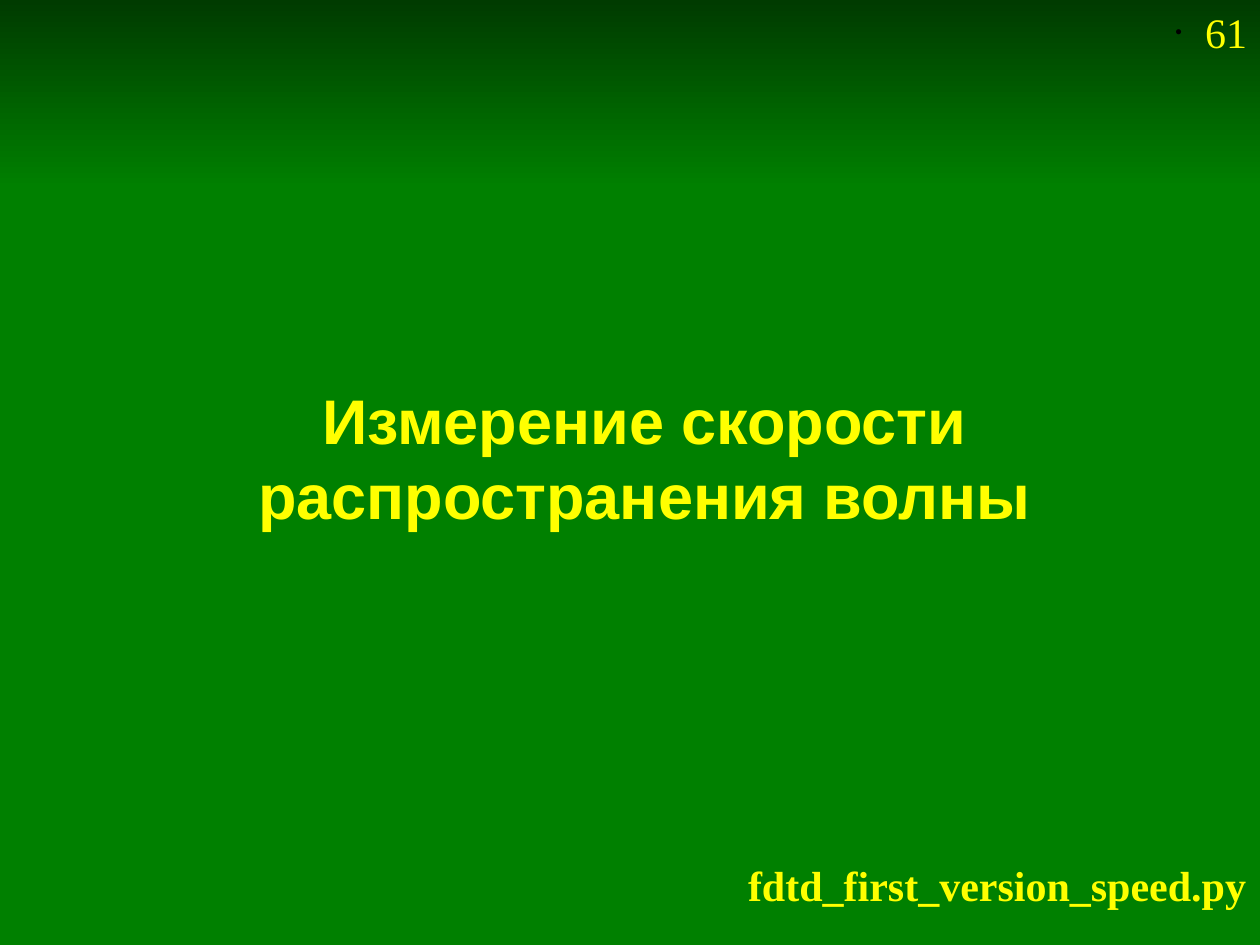
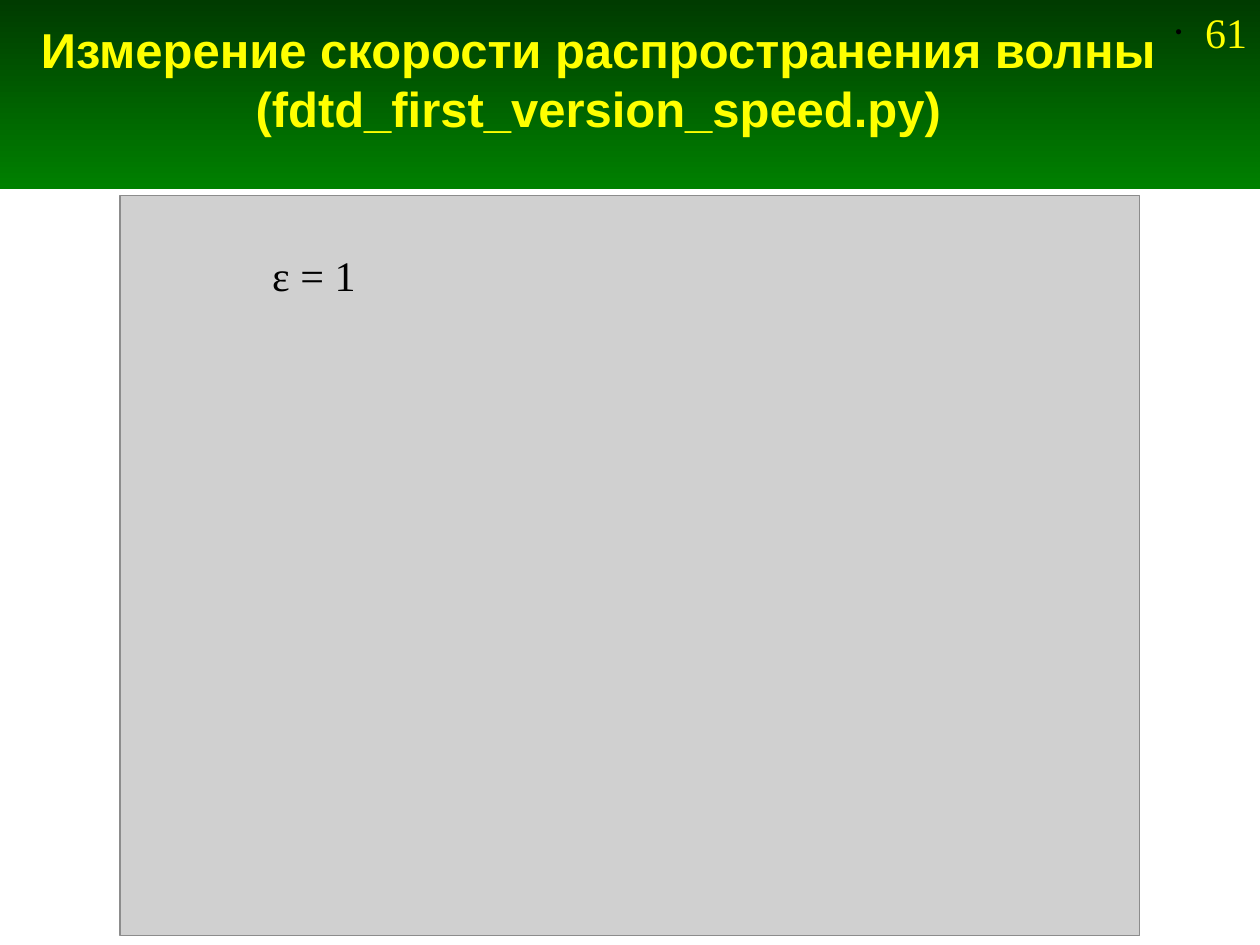
Before and after one commit to andris0147sv/modelling, a slide deck: slide 61 of presentations/2. FDTD.odp. Drawn at 1260x945 pixels with LibreOffice and Linux fonts; fonts in the diff are those of the drawing; grey boxes stand for pictures. Boxes give left, top, right and bottom in pixels: in the first picture for what was removed or moved away, otherwise in the second. Text is boxed around its words. In the diff, an @@ line names an element or a change of style, - is before the commit and + after.

```diff
--- a/presentations/2. FDTD.odp
+++ b/presentations/2. FDTD.odp
@@ title at (41,34,1156,137): text changed; size 36 to 28 pt @@
-Измерение скорости распространения волны
+Измерение скорости распространения волны
+(fdtd_first_version_speed.py)
@@ rectangle removed at (0,184,1260,945) @@
@@ picture added at (120,195,1139,936) @@
@@ text added at (272,263,356,292), 24 pt, text #000000 @@
+ε = 1
@@ text removed at (748,871,1246,910) @@
-fdtd_first_version_speed.py
```
Also in this commit, not shown: 3 other slides changed, 5 slides added, 3 slides removed, 11 other files.
